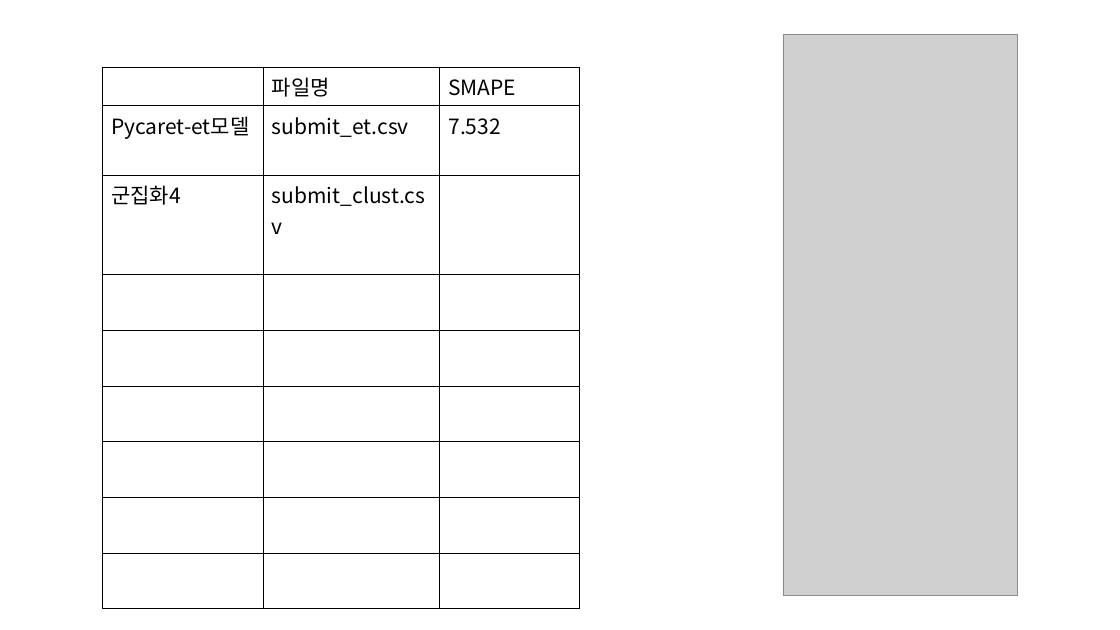
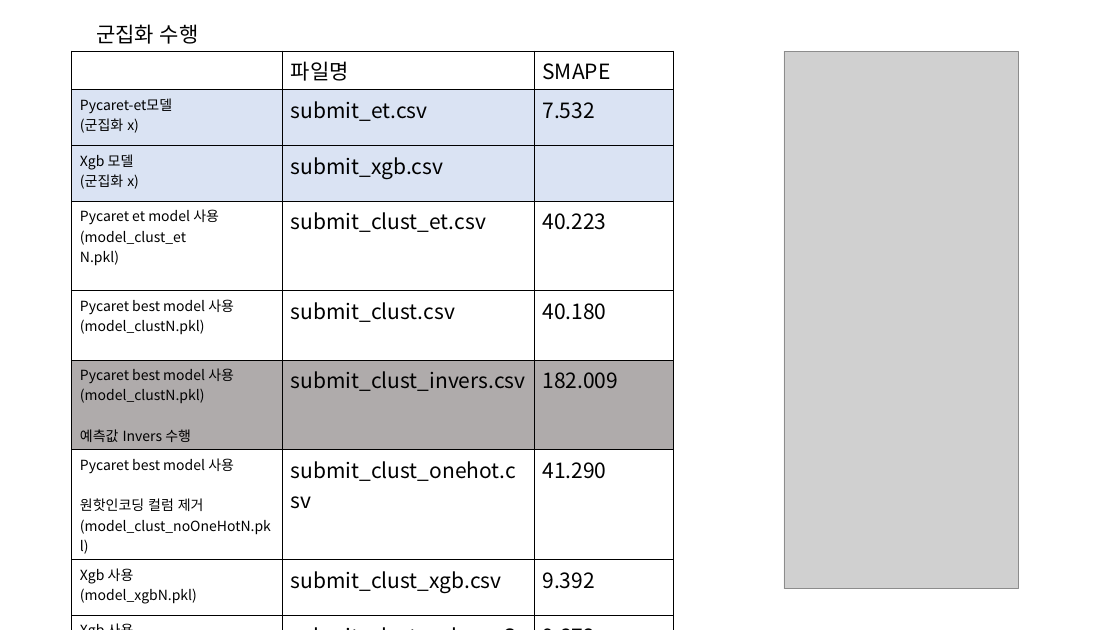
Before and after one commit to 2023dacon/Power-usage-Prediction, a slide deck: slide 10 of 파일/대회.pptx. Drawn at 1120x630 pixels with LibreOffice and Linux fonts; fonts in the diff are those of the drawing; grey boxes stand for pictures. Boxes give left, top, right and bottom in pixels: in the first picture for what was removed or moved away, otherwise in the second. Text is boxed around its words. In the diff, an @@ line names an element or a change of style, - is before the commit and + after.

```diff
--- a/파일/대회.pptx
+++ b/파일/대회.pptx
@@ text added at <box>96,24,199,44</box>, 18 pt, text #000000 @@
+군집화 수행
@@ table at <box>71,51,674,618</box> @@
-row 2, column 1: Pycaret-et모델
+row 2, column 1: Pycaret-et모델 / (군집화 x)
-row 3, column 1: 군집화4
+row 3, column 1: Xgb 모델 / (군집화 x)
-row 3, column 2: submit_clust.csv
+row 3, column 2: submit_xgb.csv
-row 4:  |  | 
+row 4: Pycaret et model 사용 / (model_clust_et / N.pkl) | submit_clust_et.csv | 40.223
-row 5:  |  | 
+row 5: Pycaret best model 사용 / (model_clustN.pkl) | submit_clust.csv | 40.180
-row 6:  |  | 
+row 6: Pycaret best model 사용 / (model_clustN.pkl) / 예측값 Invers 수행 | submit_clust_invers.csv | 182.009
-row 7:  |  | 
+row 7: Pycaret best model 사용 / 원핫인코딩 컬럼 제거 / (model_clust_noOneHotN.pkl) | submit_clust_onehot.csv | 41.290
-row 8:  |  | 
+row 8: Xgb 사용 / (model_xgbN.pkl) | submit_clust_xgb.csv | 9.392
-row 9:  |  | 
+row 9: Xgb 사용 / (model_xgbN.pkl) / 원핫인코딩 컬럼 제거 | submit_clust_xgb_noOneHot.csv | 9.672
@@ fill none to #DAE3F3 in 5 cells @@
@@ table: place and size @@
-table at <box>103,67,579,554</box>
+table at <box>71,51,674,618</box>
@@ picture: place and size @@
-picture at <box>783,34,1017,597</box>
+picture at <box>784,51,1018,589</box>
```
Also in this commit, not shown: 1 other slide changed, 2 slides added, 1 other file.
